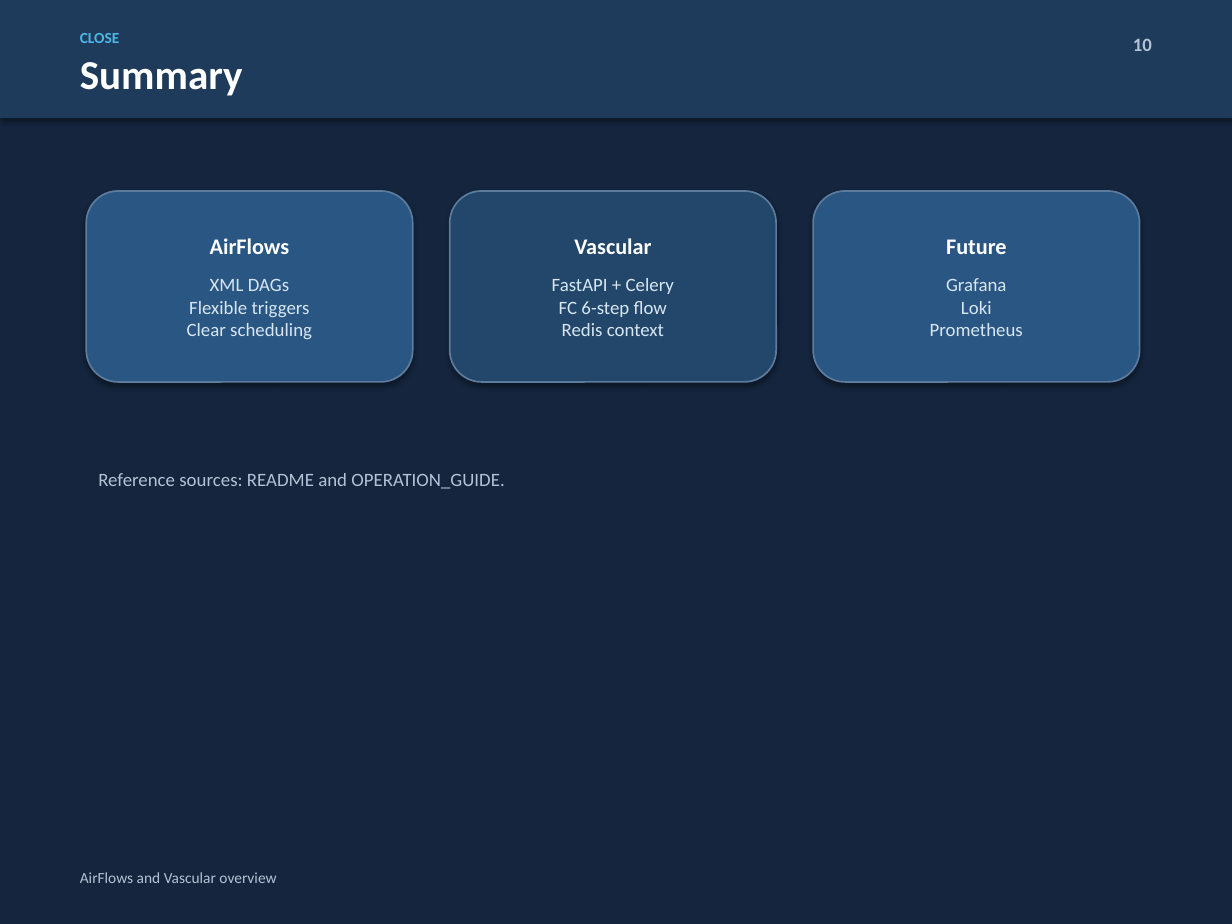
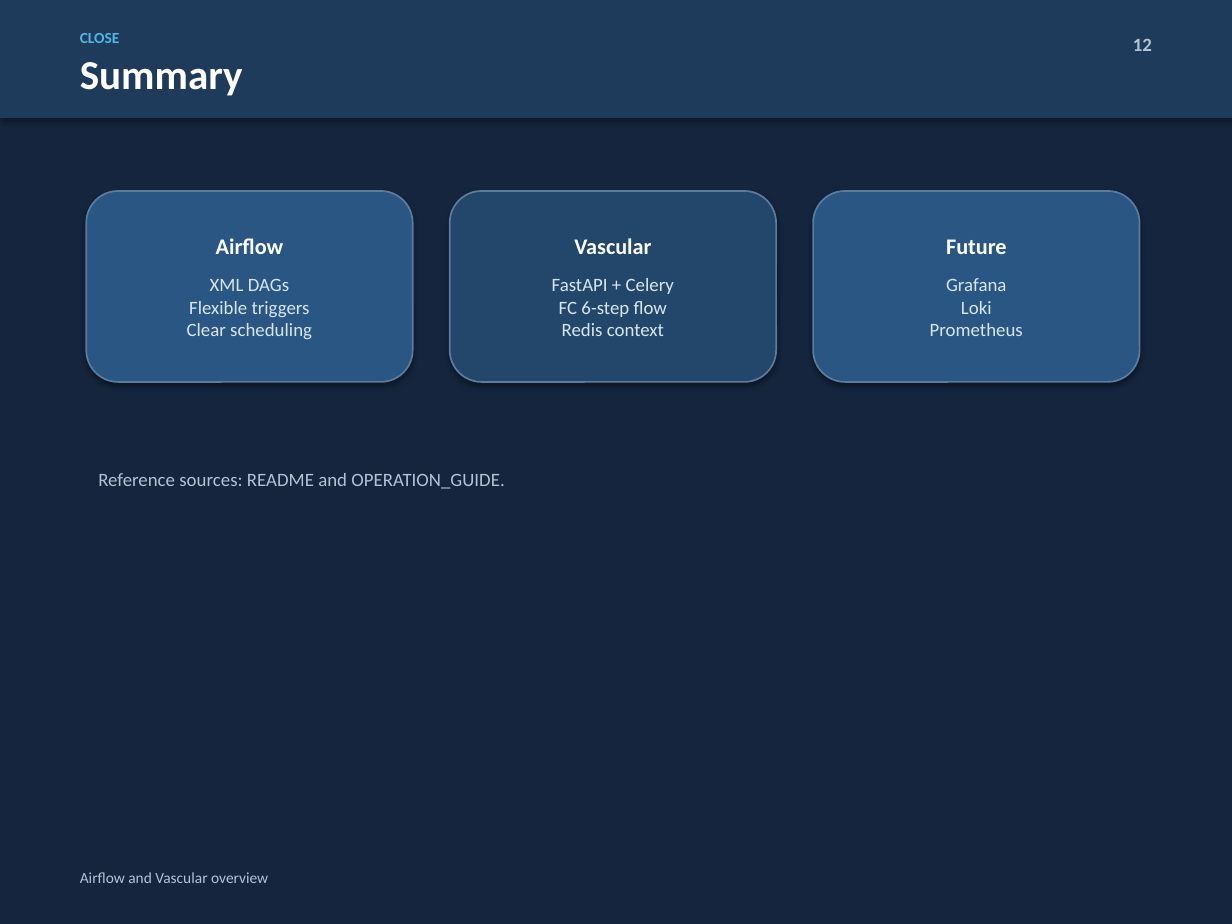
Before and after one commit to zipluxsky/vas, a slide deck: slide 13 of docs/Airflow_Vascular_Intro.pptx (slide 11 before the commit). Drawn at 1232x924 pixels with LibreOffice and Linux fonts; fonts in the diff are those of the drawing. Boxes give left, top, right and bottom in pixels: in the first picture for what was removed or moved away, otherwise in the second. Text is boxed around its words. In the diff, an @@ line names an element or a change of style, - is before the commit and + after.

```diff
--- a/docs/Airflow_Vascular_Intro.pptx
+++ b/docs/Airflow_Vascular_Intro.pptx
@@ text at [1133, 39, 1152, 51]: text changed @@
-10
+12
@@ text in rounded rectangle at [216, 238, 284, 254]: text changed @@
-AirFlows
+Airflow
@@ text at [80, 872, 268, 883]: text changed @@
-AirFlows and Vascular overview
+Airflow and Vascular overview
```
Also in this commit, not shown: 10 other slides changed, 2 slides added.
